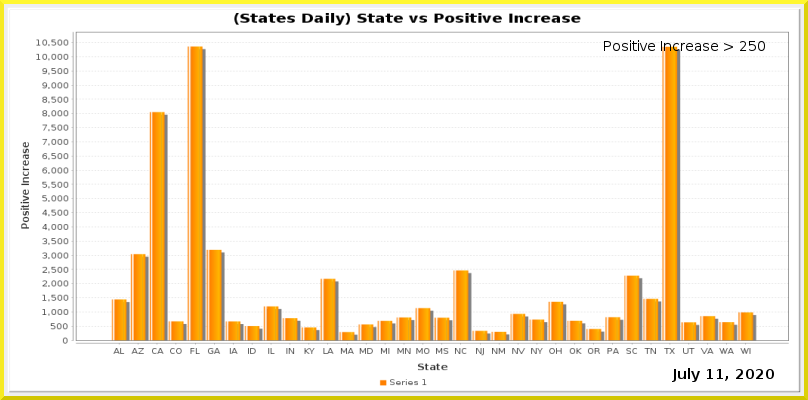
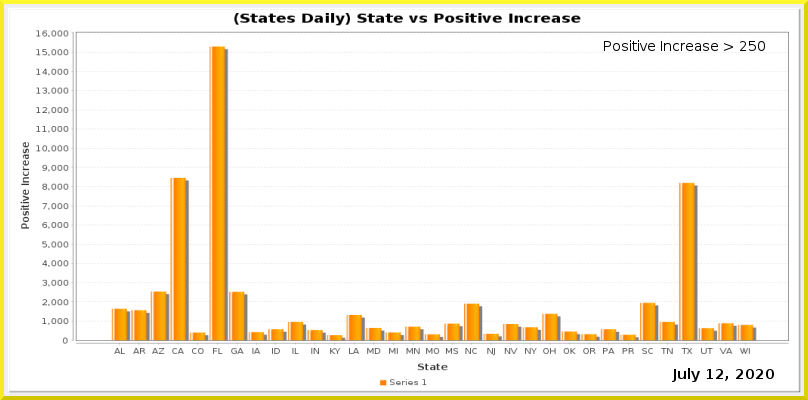
Revision of a layered 808x400 image; what changed, layer by layer:
painted on "Current Date" over box(716, 369, 723, 379)
painted on "Date_vs_TestIncrease.png" over box(36, 30, 789, 356)
